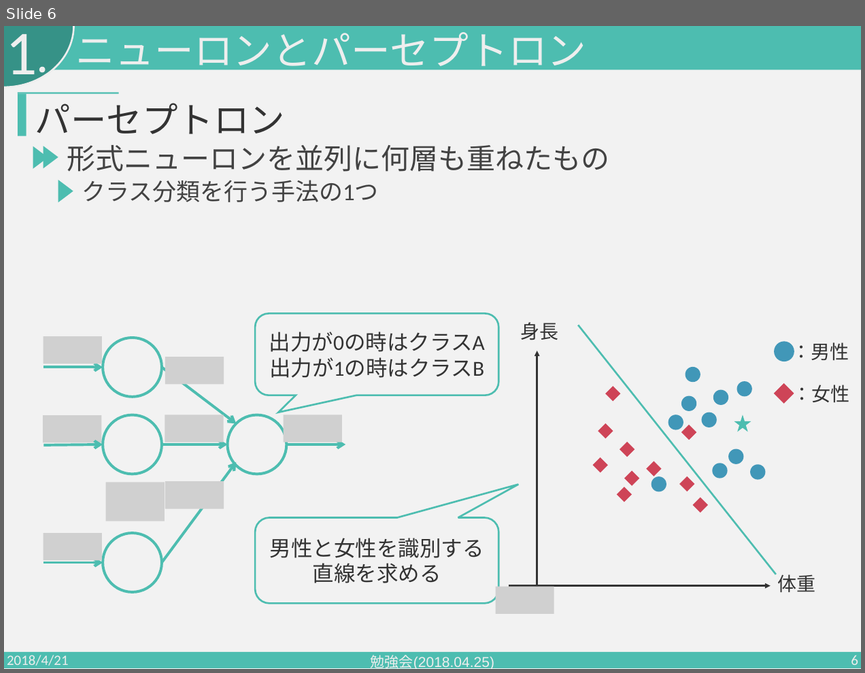
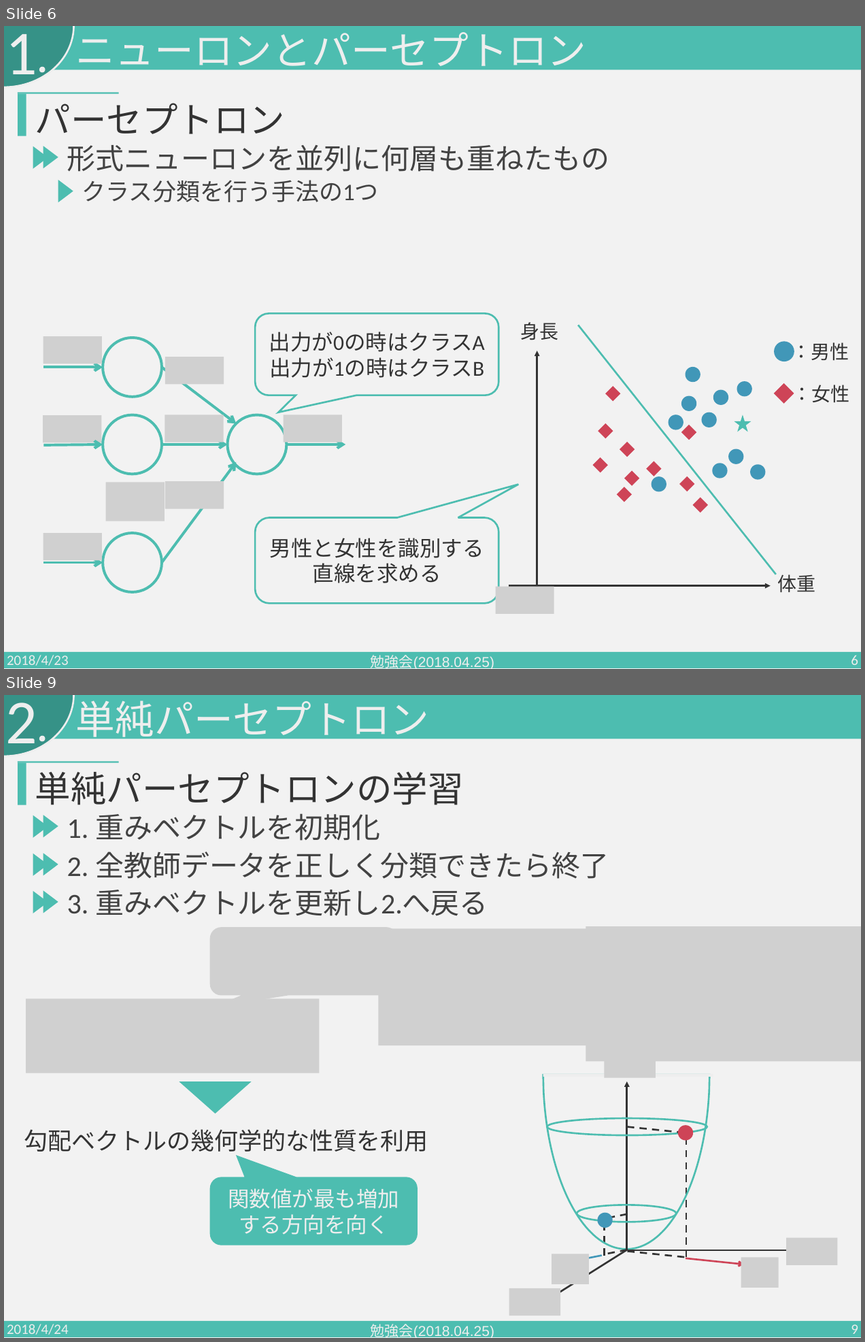
Before and after one commit to PajamaDrive/lab-study, a slide deck: 勉強会2018.04.25.pptx. Shown one above the other, each under a label of ours: slide 6 before the commit, slides 6 and 9 after it; the slides between them are not shown. The pictures are 865x673 and 865x1342 pixels, drawn with LibreOffice and Linux fonts; fonts in the diff are those of the drawing; grey boxes stand for pictures. Boxes give left, top, right and bottom in pixels: in the first picture for what was removed or moved away, otherwise in the second. Text is boxed around its words. In the diff, an @@ line names an element or a change of style, - is before the commit and + after.

Commit message:
new version

```diff
--- a/勉強会2018.04.25.pptx
+++ b/勉強会2018.04.25.pptx
@@ slide 9 added at [4,695,861,1338], background #F2F2F2; not listed: 4 template elements that a slide beside it also shows @@
@@ text added at [6,702,37,758], 105 pt, text #EEEEEE @@
+2
@@ text added at [76,700,430,745], 66 pt, text #EEEEEE @@
+単純パーセプトロン
@@ rectangle added at [18,763,26,805], fill #4DBDB0 @@
@@ rectangle added at [18,762,119,763], fill #4DBDB0 @@
@@ text added at [35,772,464,805], 60 pt, text #333333 @@
+単純パーセプトロンの学習
@@ triangle added at [33,815,48,838], fill #4DBDB0 @@
@@ triangle added at [43,815,58,837], fill #4DBDB0 @@
@@ text added at [67,813,381,841], 48 pt, text #424242 @@
+1. 重みベクトルを初期化
@@ triangle added at [33,853,48,876], fill #4DBDB0 @@
@@ triangle added at [43,853,58,876], fill #4DBDB0 @@
@@ text added at [67,851,609,879], 48 pt, text #424242 @@
+2. 全教師データを正しく分類できたら終了
@@ triangle added at [33,891,48,913], fill #4DBDB0 @@
@@ triangle added at [43,890,58,913], fill #4DBDB0 @@
@@ text added at [67,889,488,916], 48 pt, text #424242 @@
+3. 重みベクトルを更新し2.へ戻る
@@ picture added at [210,927,398,996] @@
@@ picture added at [379,928,595,1045] @@
@@ picture added at [586,926,861,1062] @@
@@ picture added at [26,999,320,1073] @@
@@ triangle added at [179,1081,252,1114], fill #4DBDB0 @@
@@ text added at [24,1129,428,1156], 40 pt, text #333333 @@
+勾配ベクトルの幾何学的な性質を利用
@@ rounded speech box added at [210,1176,417,1244], fill #4DBDB0, 36 pt, text #EEEEEE @@
+関数値が最も増加
+する方向を向く
@@ group added at [509,1050,838,1315]: 6 lines, 5 arrows, 5 pictures, 4 ellipses, 1 freeform shape, 1 rectangle @@
@@ text added at [7,1323,69,1338], 24 pt, text #EEEEEE @@
+2018/4/24
@@ text added at [371,1323,494,1338], 24 pt, text #EEEEEE @@
+勉強会(2018.04.25)
@@ page number added at [851,1324,858,1338], 24 pt, text #EEEEEE @@
+9
@@ slide 6 changed as well @@
@@ text at [7,654,69,669]: text changed @@
-2018/4/21
+2018/4/23
```
Also in this commit, not shown: 9 other slides changed, 4 other slides added.
